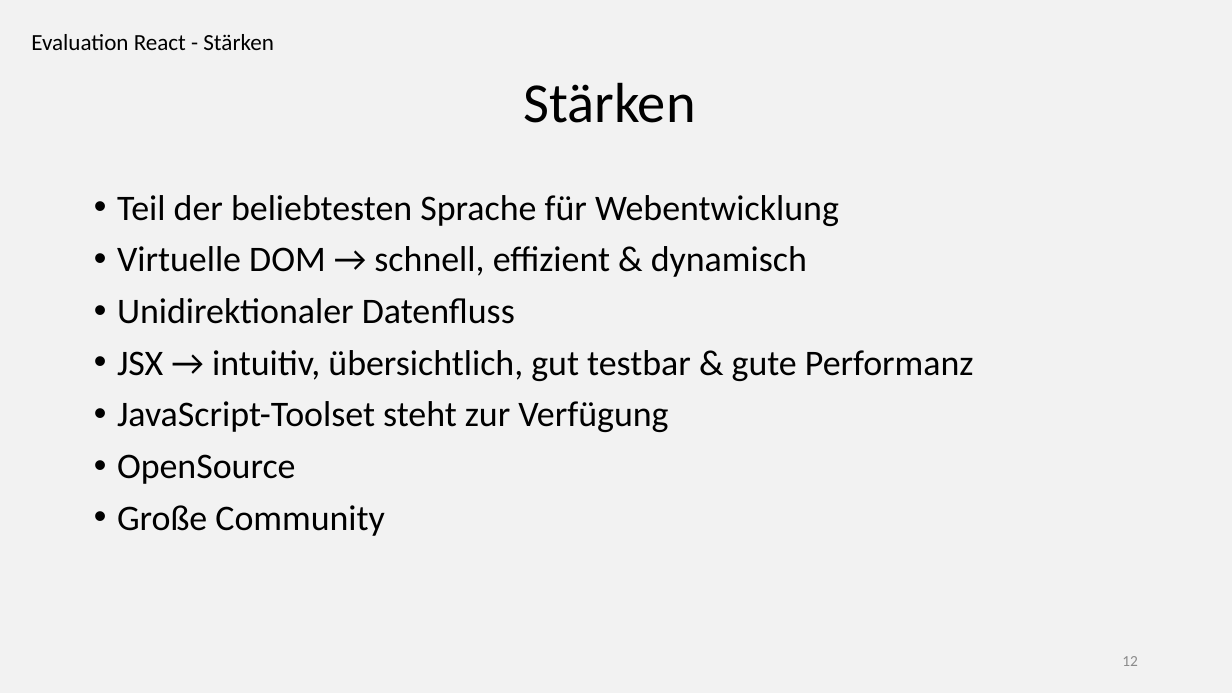
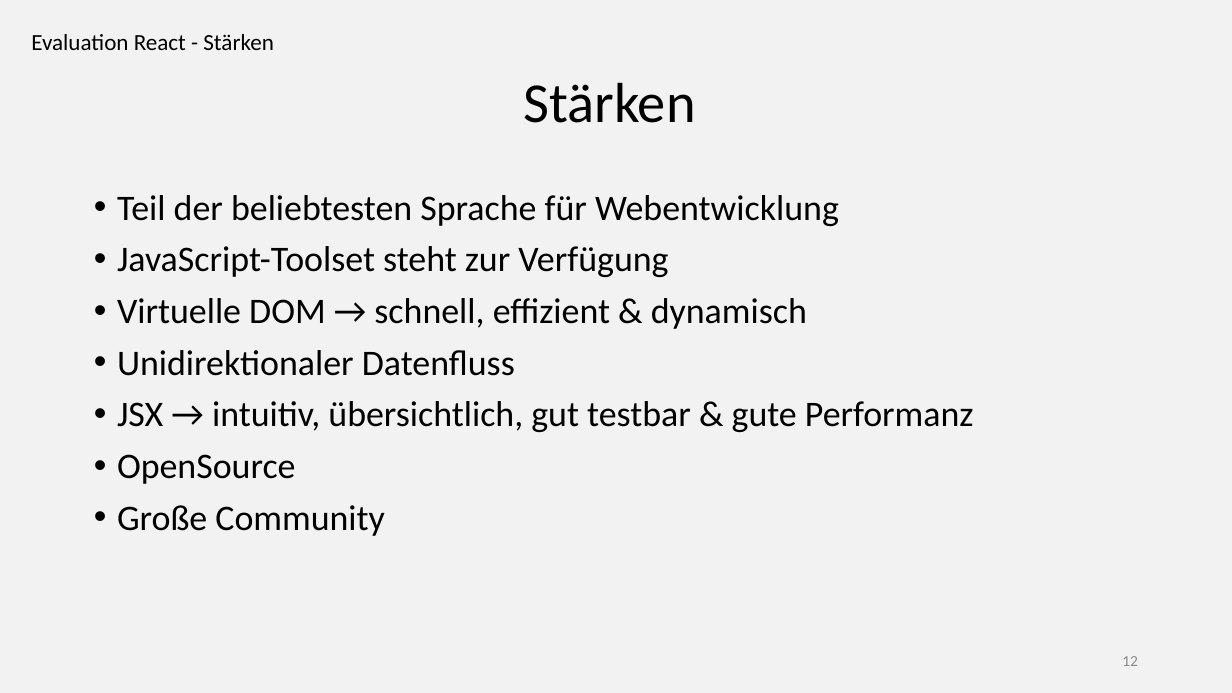
Before and after one commit to mikehengge/LogikLehrtoolsReact, a slide deck: slide 12 of Präsentation Abschlussarbeit.pptx. Drawn at 1232x693 pixels with LibreOffice and Linux fonts; fonts in the diff are those of the drawing. Boxes give left, top, right and bottom in pixels: in the first picture for what was removed or moved away, otherwise in the second. Text is boxed around its words. In the diff, an @@ line names an element or a change of style, - is before the commit and + after.

Commit message:
Changes to presentation

```diff
--- a/Präsentation Abschlussarbeit.pptx
+++ b/Präsentation Abschlussarbeit.pptx
@@ text at [117,246,668,277]: paragraph added @@
+• JavaScript-Toolset steht zur Verfügung
@@ text at [117,401,668,432]: paragraph removed @@
-• JavaScript-Toolset steht zur Verfügung
```
Also in this commit, not shown: 1 other slide changed, 1 slide removed.
